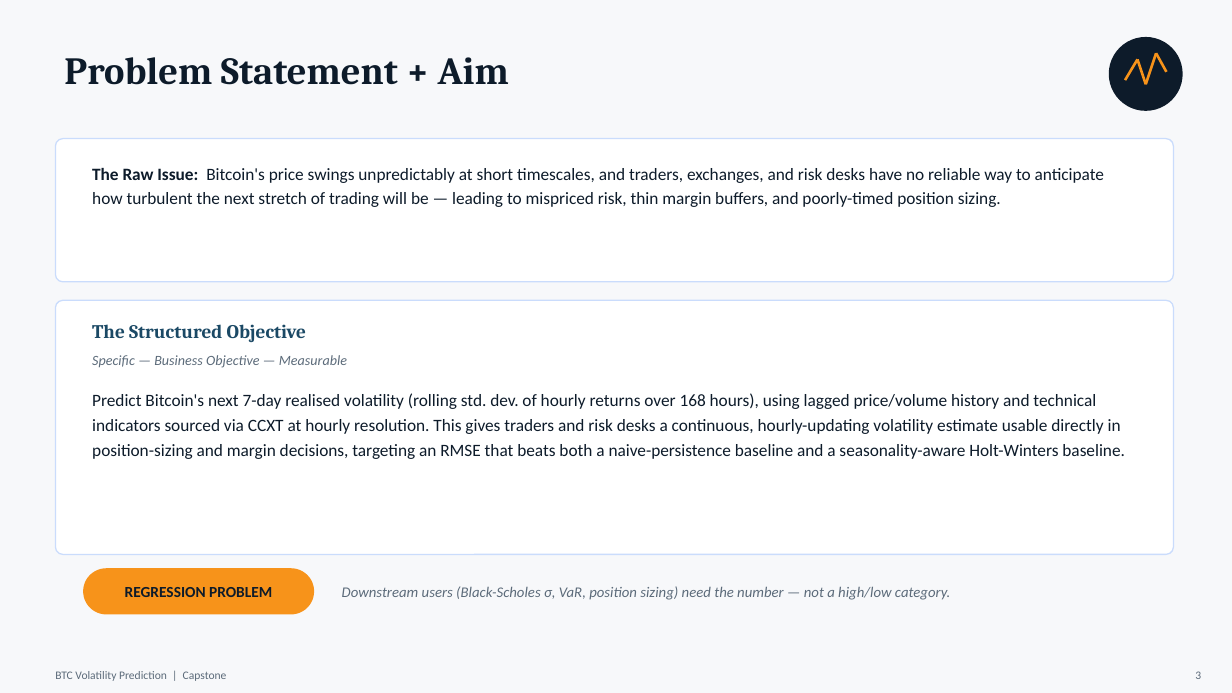
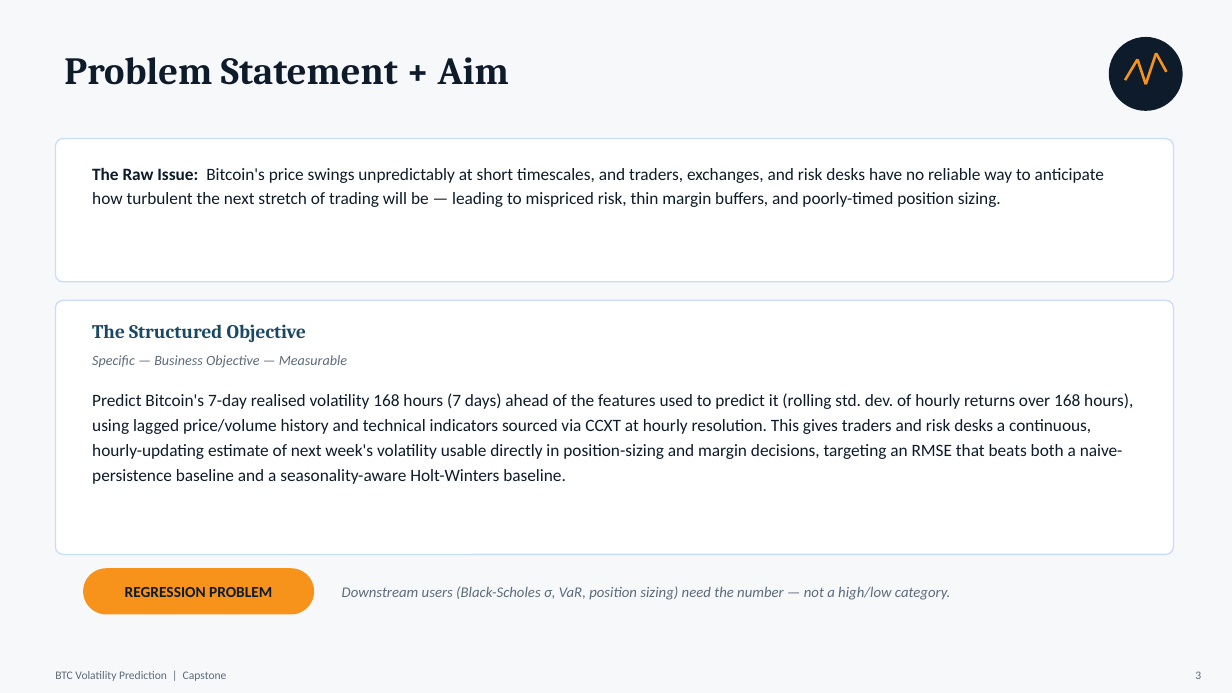
Before and after one commit to mhejairi10/bitcoin-volatility-prediction, a slide deck: slide 3 of presentation/capstone-btc-volatility.pptx. Drawn at 1232x693 pixels with LibreOffice and Linux fonts; fonts in the diff are those of the drawing. Boxes give left, top, right and bottom in pixels: in the first picture for what was removed or moved away, otherwise in the second. Text is boxed around its words. In the diff, an @@ line names an element or a change of style, - is before the commit and + after.

```diff
--- a/presentation/capstone-btc-volatility.pptx
+++ b/presentation/capstone-btc-volatility.pptx
@@ text at (92, 393, 1133, 484): text changed @@
-Predict Bitcoin's next 7-day realised volatility (rolling std. dev. of hourly returns over 168 hours), using lagged price/volume history and technical indicators sourced via CCXT at hourly resolution. This gives traders and risk desks a continuous, hourly-updating volatility estimate usable directly in position-sizing and margin decisions, targeting an RMSE that beats both a naive-persistence baseline and a seasonality-aware Holt-Winters baseline.
+Predict Bitcoin's 7-day realised volatility 168 hours (7 days) ahead of the features used to predict it (rolling std. dev. of hourly returns over 168 hours), using lagged price/volume history and technical indicators sourced via CCXT at hourly resolution. This gives traders and risk desks a continuous, hourly-updating estimate of next week's volatility usable directly in position-sizing and margin decisions, targeting an RMSE that beats both a naive-persistence baseline and a seasonality-aware Holt-Winters baseline.
```
Also in this commit, not shown: 10 other slides changed, 1 slide added, 7 other files.
